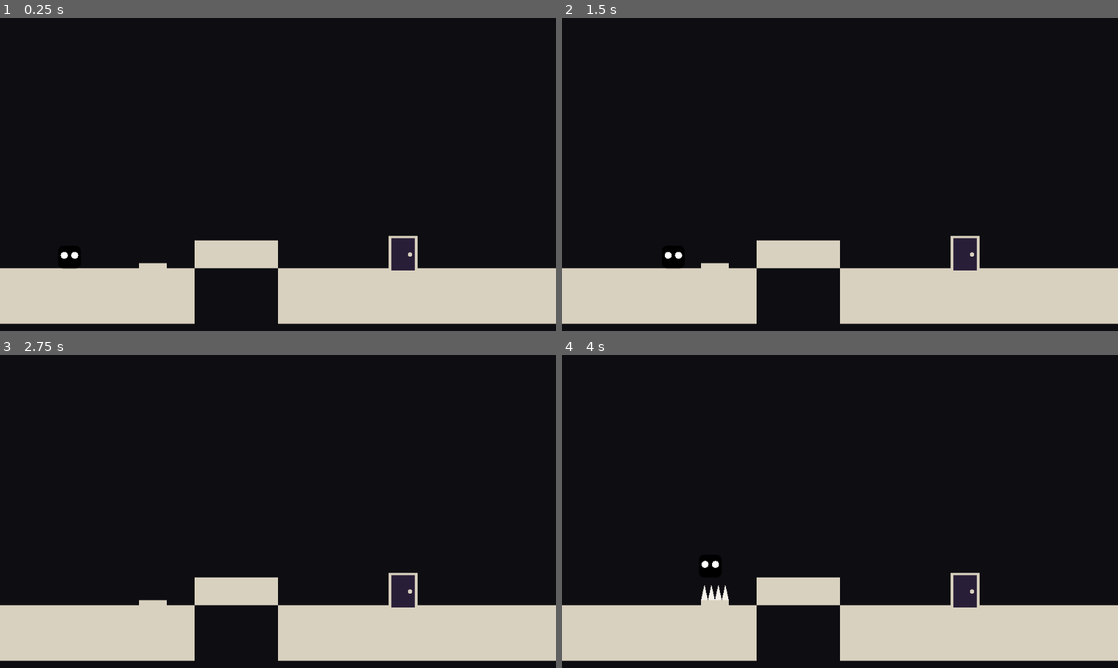
Above: before the commit, frames 1-4 (two rows, left to right).
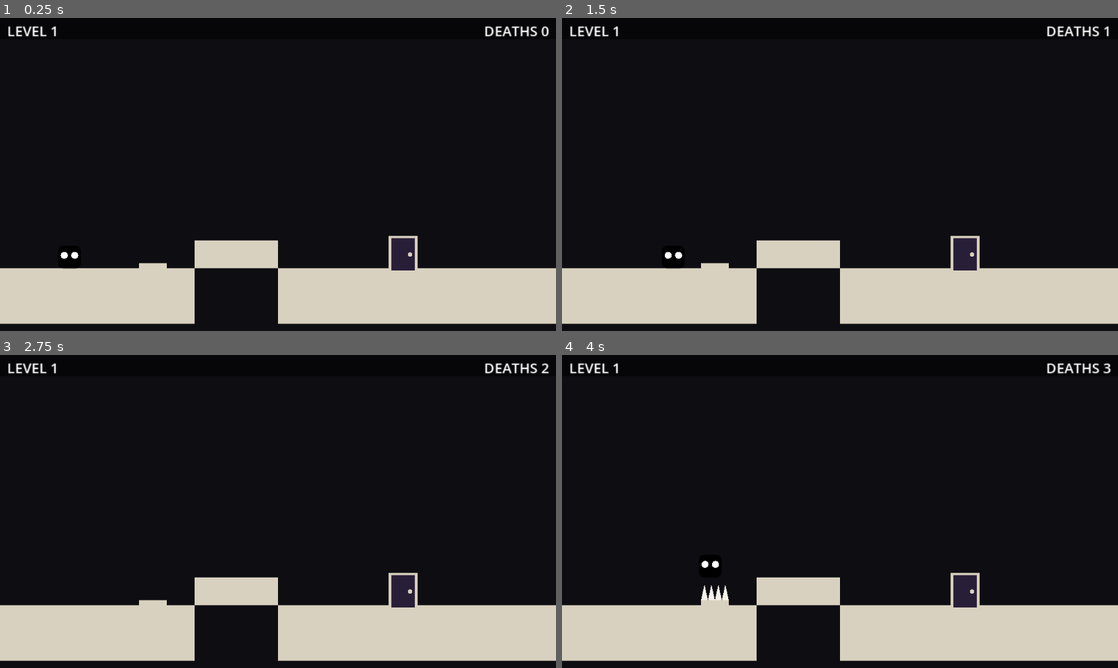
Above: after the commit, the same moments.

Repository: techafreshh/lvl-devil
Game: Godot game, scene res://main.tscn
The game is run twice, just before and just after one commit, with the same random seed, the same clock (stepped at 60 frames per second) and the same inputs. Sound files missing from this copy of the repository are replaced by a short silence.
Inputs:
- Up to frame 1 (0.25 s): no input
- Up to frame 2 (1.5 s): tap Enter at 0.5 s; hold Right (move_right) from 0.53 s (still down); tap Space (jump) at 0.77 s
- Up to frame 3 (2.75 s): tap Space (jump) at 1.52 s; release Right (move_right) at 2.03 s; hold Left (move_left) from 2.03 s (still down)
- Up to frame 4 (4 s): tap R (restart) at 2.75 s; release Left (move_left) at 2.78 s; hold Right (move_right) from 2.78 s (still down); tap Space (jump) at 3.02, 3.77 s

The runs differ from the first frame. In frame 1, 0.4% of the frame differs, in the area x 1-99%, y 2-6%; in frame 2, 0.3%; in frame 3, 0.4%; in frame 4, 0.4%.

Commit message:
Issue #23: GameManager owns total_deaths and persistent UIStrip sibling
game.gd gains total_deaths:int plus a UIStrip CanvasLayer child created
once in _ready via ensure_strip (loud null load, like LevelBuilder).
refresh_strip pushes LEVEL (1-based) and DEATHS synchronously from
start_level and from the top of request_death, before the freeze await,
so the label reads the new total the same frame a death registers.
The strip is a sibling of the rebuilt level node, never freed on
respawn; ui_strip.gd code-builds its bar and two direct-child labels.

Diff:
--- /dev/null
+++ b/lvl-devil/scenes/ui_strip.tscn
@@ -0,0 +1,6 @@
+[gd_scene load_steps=2 format=3]
+
+[ext_resource type="Script" path="res://scripts/ui_strip.gd" id="1_strip"]
+
+[node name="UIStrip" type="CanvasLayer"]
+script = ExtResource("1_strip")
--- a/lvl-devil/scripts/game.gd
+++ b/lvl-devil/scripts/game.gd
@@ -10,9 +10,12 @@
 const EXIT_DELAY := 0.2
 const KILL_Y := 376.0
 const DEATH_SFX_PATH := "res://sfx/death.wav"
+const STRIP_SCENE_PATH := "res://scenes/ui_strip.tscn"
 
 var level_idx := 0
 var current_level := 0
+var total_deaths: int = 0
+var strip: UIStrip = null
 var level: Node2D = null
 var player: CharacterBody2D = null
 var spawn_pos := Vector2.ZERO
@@ -24,6 +27,32 @@
 
 func _ready() -> void:
 	add_to_group("game")
+	ensure_strip()
+	refresh_strip()
+
+
+## Creates the persistent HUD strip once (sibling of the rebuilt level so
+## death respawns never destroy it). Loud return on a null load.
+func ensure_strip() -> void:
+	if strip != null and is_instance_valid(strip):
+		return
+	var packed := load(STRIP_SCENE_PATH) as PackedScene
+	if packed == null:
+		push_error("[Game] could not load strip scene %s" % STRIP_SCENE_PATH)
+		return
+	strip = packed.instantiate() as UIStrip
+	if strip == null:
+		push_error("[Game] could not instantiate strip scene %s" % STRIP_SCENE_PATH)
+		return
+	strip.name = "UIStrip"
+	add_child(strip)
+
+
+## Pushes both counters to the strip; safe when the strip failed to load.
+func refresh_strip() -> void:
+	if strip == null or not is_instance_valid(strip):
+		return
+	strip.refresh(current_level + 1, total_deaths)
 
 
 ## Frees any old level, builds `idx` via LevelBuilder, records the spawn
@@ -58,6 +87,7 @@
 			(door as FleeingDoor).exited.connect(_on_door_exited)
 	_dying = false
 	_exiting = false
+	refresh_strip()
 	return true
 
 
@@ -90,6 +120,8 @@
 ## Starts the death presentation unless one is already in flight.
 ## Halts the player, bursts particles, plays the squelch when shipped,
 ## waits FREEZE_TIME wall-clock, then rebuilds. Re-entrancy is guarded.
+## Death accounting is same-frame: the counter and strip update before
+## the freeze await so the label reads the new total within 1 frame.
 func request_death(_cause: String) -> void:
 	if _dying:
 		return
@@ -97,6 +129,8 @@
 		return
 	if player == null or not is_instance_valid(player):
 		return
+	total_deaths += 1
+	refresh_strip()
 	_dying = true
 	var gen := _generation
 	var corpse: Vector2 = (player as Node2D).global_position
--- /dev/null
+++ b/lvl-devil/scripts/ui_strip.gd
@@ -0,0 +1,69 @@
+class_name UIStrip extends CanvasLayer
+## Persistent top strip: `LEVEL n` (1-based) on the left, all-time
+## `DEATHS n` on the right. Children are code-built so the scene file
+## can never drift out of sync; GameManager refreshes both labels
+## synchronously on every death and level load. Test hooks (`set_level`,
+## `set_deaths`, `refresh`) mirror the trap-script hooks.
+
+
+const BAR_HEIGHT := 24.0
+
+var _level_label: Label = null
+var _deaths_label: Label = null
+
+
+func _ready() -> void:
+	layer = 10
+	_build()
+
+
+## Builds the bar plus the two direct-child labels; idempotent so a
+## refresh before tree entry still lands on the exact texts.
+func _build() -> void:
+	if _level_label != null and is_instance_valid(_level_label):
+		return
+	var bar := ColorRect.new()
+	bar.name = "TopBar"
+	bar.anchor_right = 1.0
+	bar.offset_bottom = BAR_HEIGHT
+	bar.color = Color(0.02, 0.02, 0.03, 0.85)
+	bar.mouse_filter = Control.MOUSE_FILTER_IGNORE
+	add_child(bar)
+	_level_label = Label.new()
+	_level_label.name = "LevelLabel"
+	_level_label.position = Vector2(8, 3)
+	_level_label.size = Vector2(200, 20)
+	_level_label.horizontal_alignment = HORIZONTAL_ALIGNMENT_LEFT
+	_level_label.mouse_filter = Control.MOUSE_FILTER_IGNORE
+	_level_label.text = "LEVEL 1"
+	add_child(_level_label)
+	_deaths_label = Label.new()
+	_deaths_label.name = "DeathsLabel"
+	_deaths_label.anchor_left = 1.0
+	_deaths_label.anchor_right = 1.0
+	_deaths_label.offset_left = -208.0
+	_deaths_label.offset_right = -8.0
+	_deaths_label.offset_top = 3.0
+	_deaths_label.offset_bottom = 23.0
+	_deaths_label.horizontal_alignment = HORIZONTAL_ALIGNMENT_RIGHT
+	_deaths_label.mouse_filter = Control.MOUSE_FILTER_IGNORE
+	_deaths_label.text = "DEATHS 0"
+	add_child(_deaths_label)
+
+
+## Shows the 1-based level number on the left label.
+func set_level(one_based: int) -> void:
+	_build()
+	_level_label.text = "LEVEL %d" % one_based
+
+
+## Shows the all-time death total on the right label.
+func set_deaths(n: int) -> void:
+	_build()
+	_deaths_label.text = "DEATHS %d" % n
+
+
+## Pushes both counters at once; the only call GameManager makes.
+func refresh(one_based: int, n: int) -> void:
+	set_level(one_based)
+	set_deaths(n)
Not shown, added: lvl-devil/scripts/ui_strip.gd.uid
